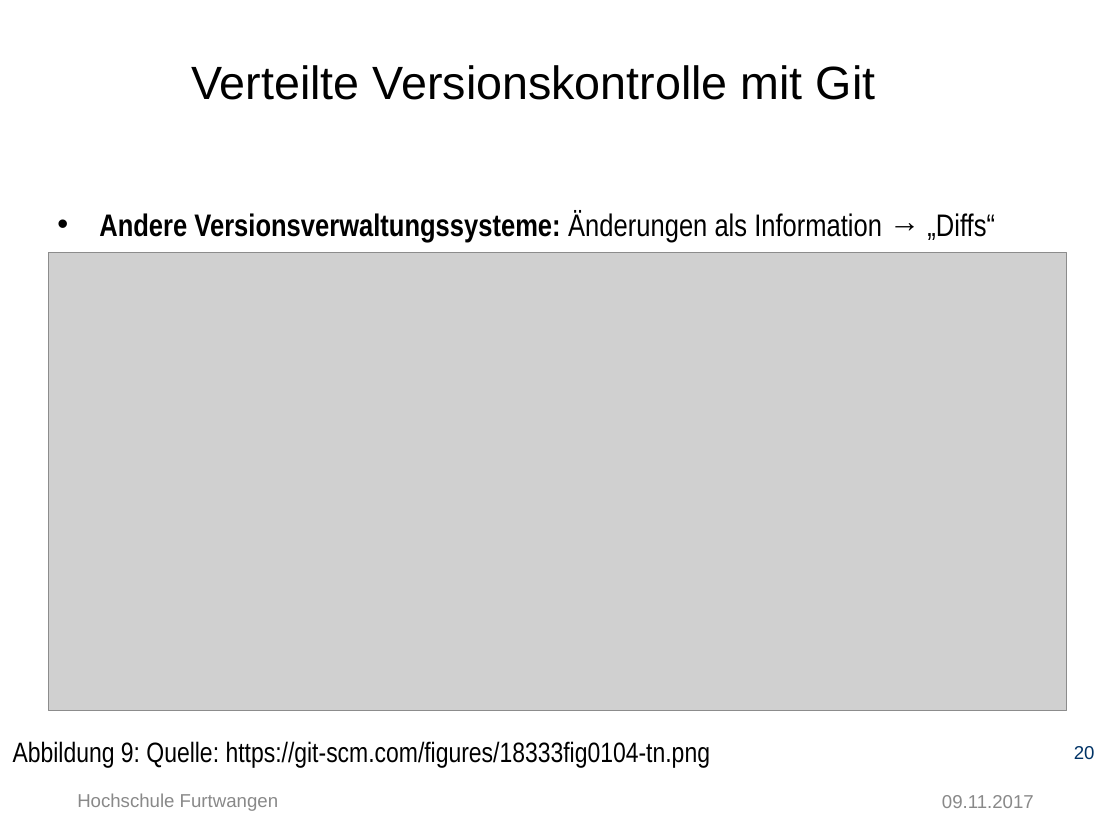
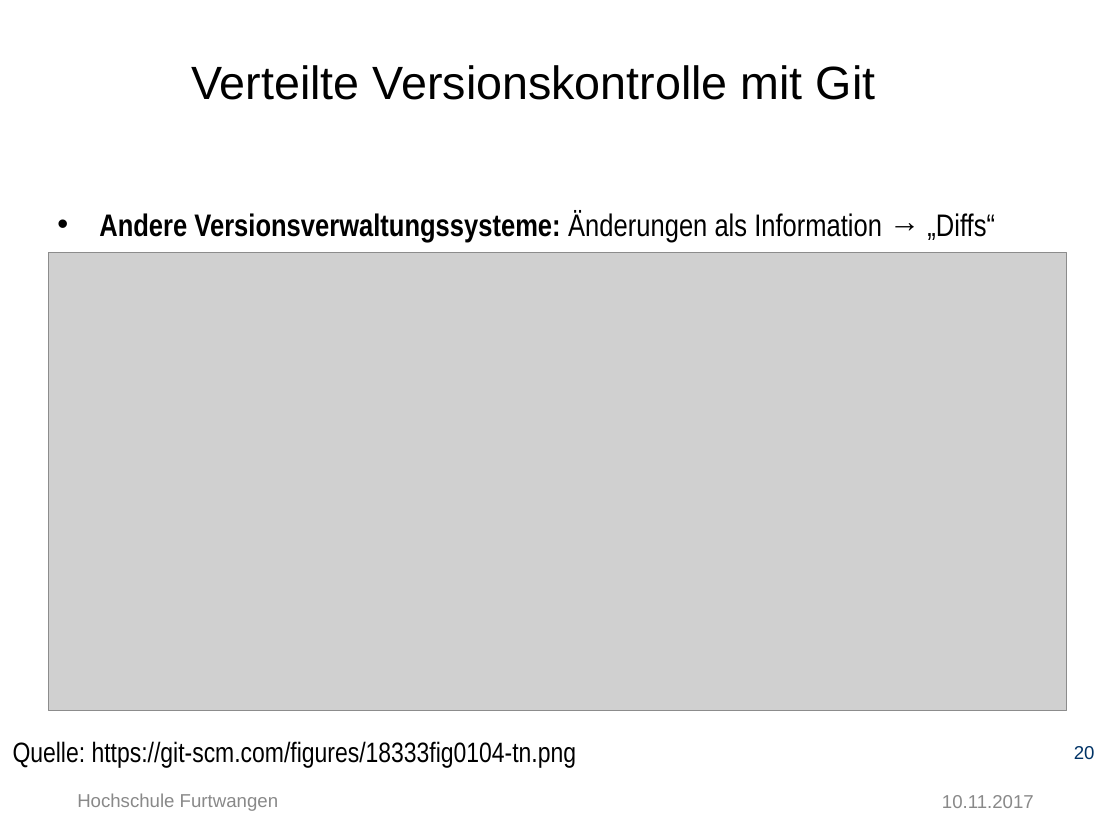
Before and after one commit to Ertugrul-Furtwangen/Erti, a slide deck: slide 20 of Thesis-Präsentation-Ertugrul_Özkara.pptx. Drawn at 1120x840 pixels with LibreOffice and Linux fonts; fonts in the diff are those of the drawing; grey boxes stand for pictures; background and template pictures are left out. Boxes give left, top, right and bottom in pixels: in the first picture for what was removed or moved away, otherwise in the second. Text is boxed around its words. In the diff, an @@ line names an element or a change of style, - is before the commit and + after.

```diff
--- a/Thesis-Präsentation-Ertugrul_Özkara.pptx
+++ b/Thesis-Präsentation-Ertugrul_Özkara.pptx
@@ text at [13, 741, 577, 768]: text changed @@
-Abbildung 9: Quelle: https://git-scm.com/figures/18333fig0104-tn.png
+Quelle: https://git-scm.com/figures/18333fig0104-tn.png
@@ text at [942, 795, 1034, 808]: text changed @@
-09.11.2017
+10.11.2017
```
Also in this commit, not shown: 41 other slides changed, 1 slide added.
